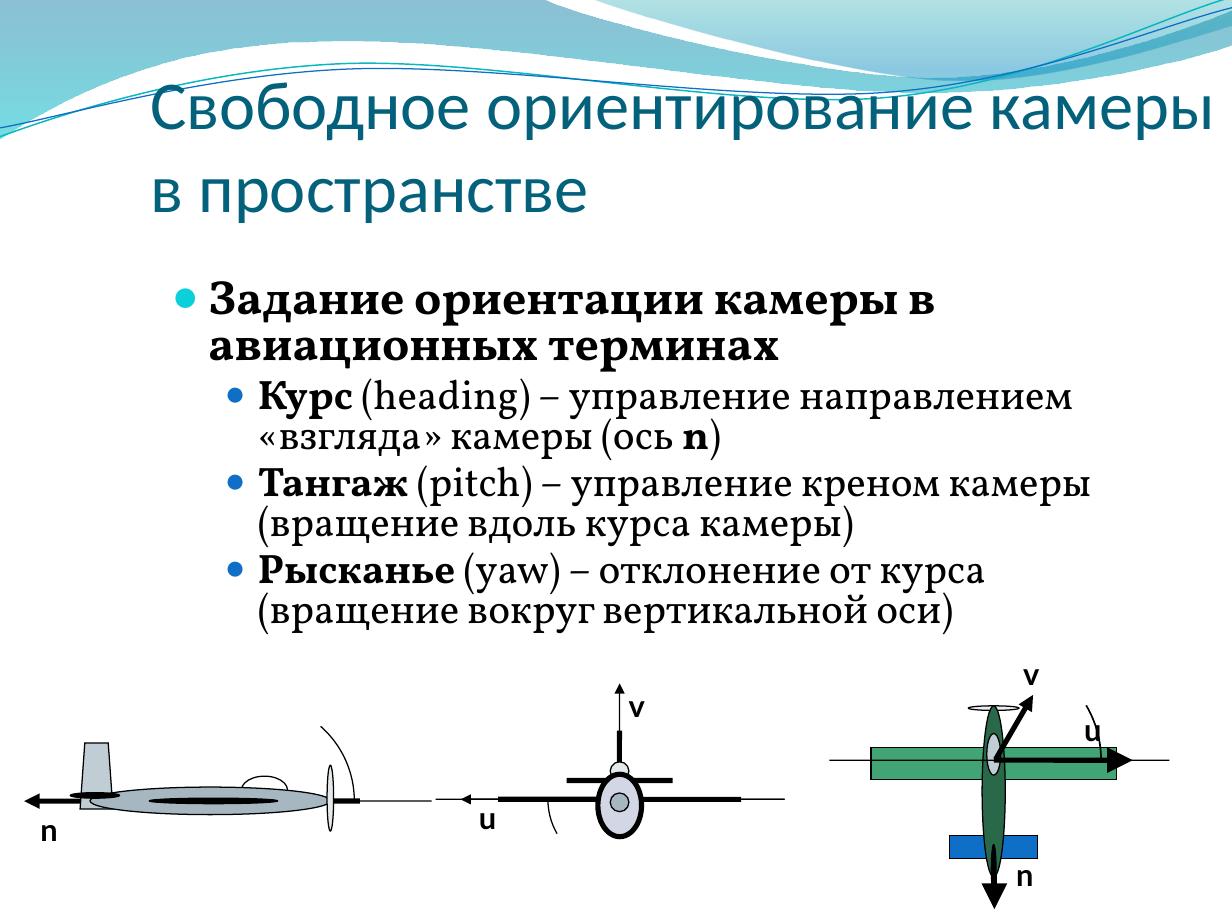
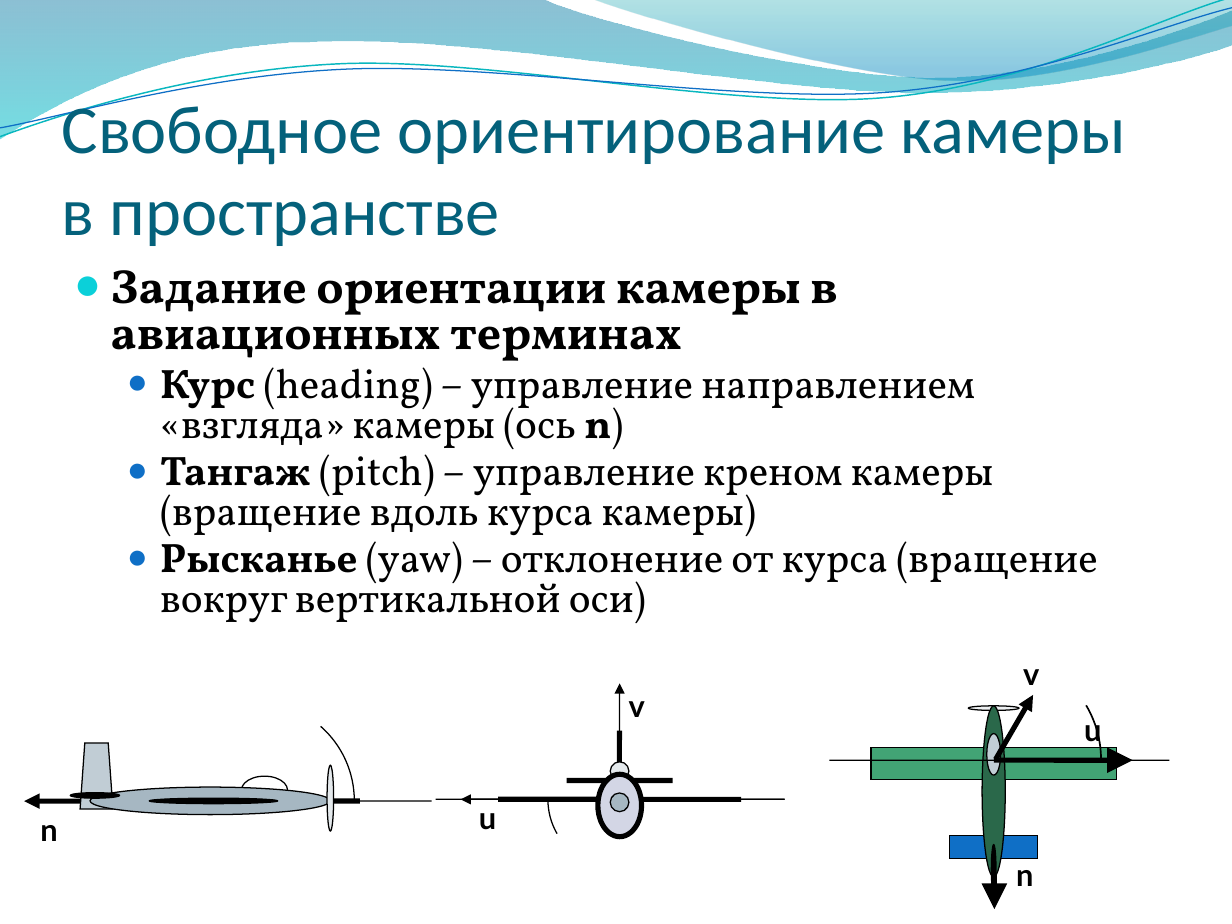
Before and after one commit to alexey-malov/cg-course, a slide deck: slide 119 of lectures/03 - Векторный анализ, трансформации и матрицы.pptx. Drawn at 1232x924 pixels with LibreOffice and Linux fonts; fonts in the diff are those of the drawing; background and template pictures are left out. Boxes give left, top, right and bottom in pixels: in the first picture for what was removed or moved away, otherwise in the second. Text is boxed around its words. In the diff, an @@ line names an element or a change of style, - is before the commit and + after.

```diff
--- a/lectures/03 - Векторный анализ, трансформации и матрицы.pptx
+++ b/lectures/03 - Векторный анализ, трансформации и матрицы.pptx
@@ title "Свободное ориентирование камеры в пространстве": place and size @@
-title "Свободное ориентирование камеры в пространстве" at (150,73,1215,223)
+title "Свободное ориентирование камеры в пространстве" at (62,96,1126,246)
@@ text "Задание ориентации камеры в авиационных ..." rewrapped from (208,281,1092,634) to (111,270,1097,623) @@
```
Also in this commit, not shown: 19 other slides changed, 1 slide removed.
